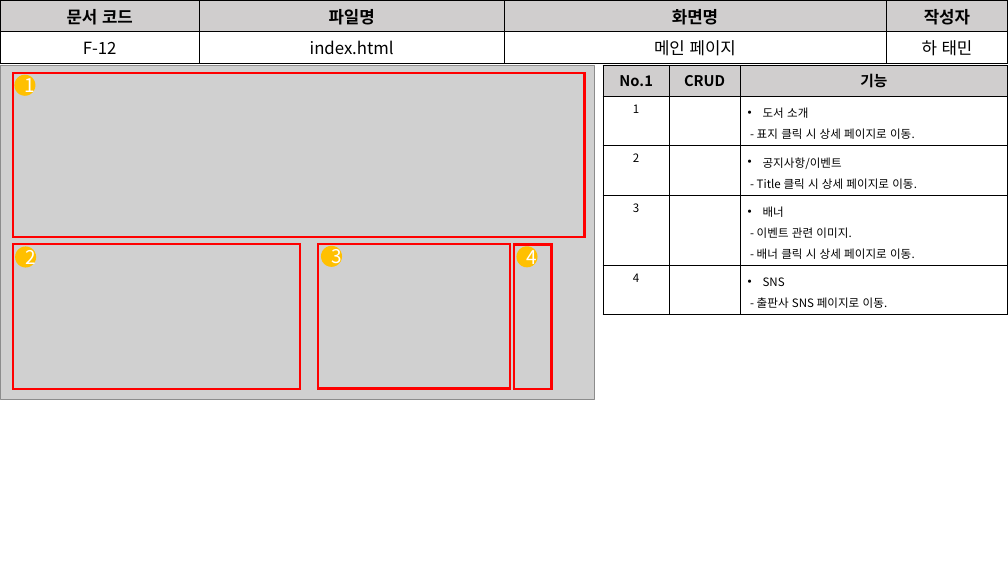
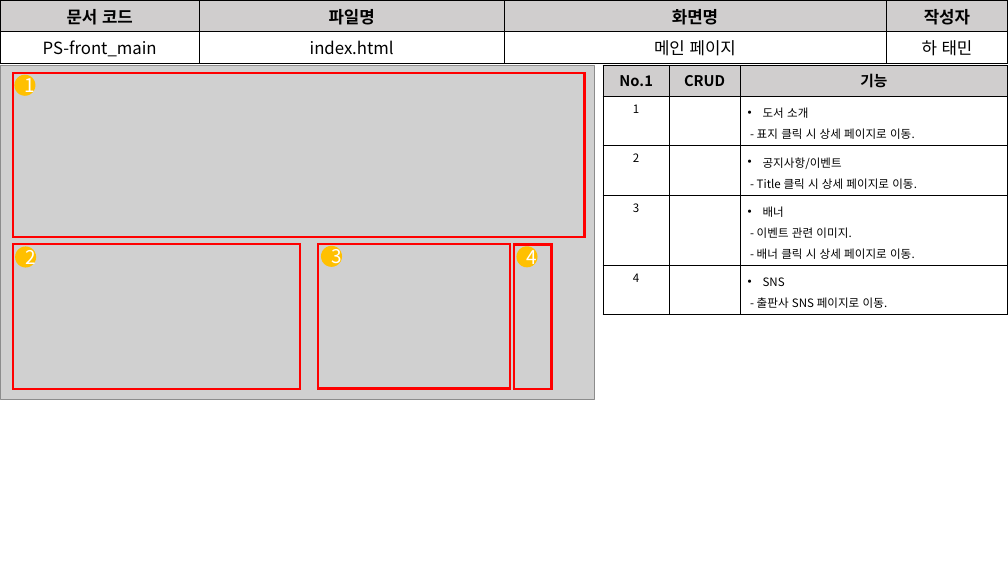
Before and after one commit to David-Ha-1217/Publisher_Portfolio, a slide deck: slide 7 of Documents/화면설계서.pptx. Drawn at 1008x567 pixels with LibreOffice and Linux fonts; fonts in the diff are those of the drawing; grey boxes stand for pictures. Boxes give left, top, right and bottom in pixels: in the first picture for what was removed or moved away, otherwise in the second. Text is boxed around its words. In the diff, an @@ line names an element or a change of style, - is before the commit and + after.

```diff
--- a/Documents/화면설계서.pptx
+++ b/Documents/화면설계서.pptx
@@ table at (0,0,1008,61) @@
-row 2, column 1: F-12
+row 2, column 1: PS-front_main
```
Also in this commit, not shown: 5 other slides changed, 1 slide added, 5 other files.
